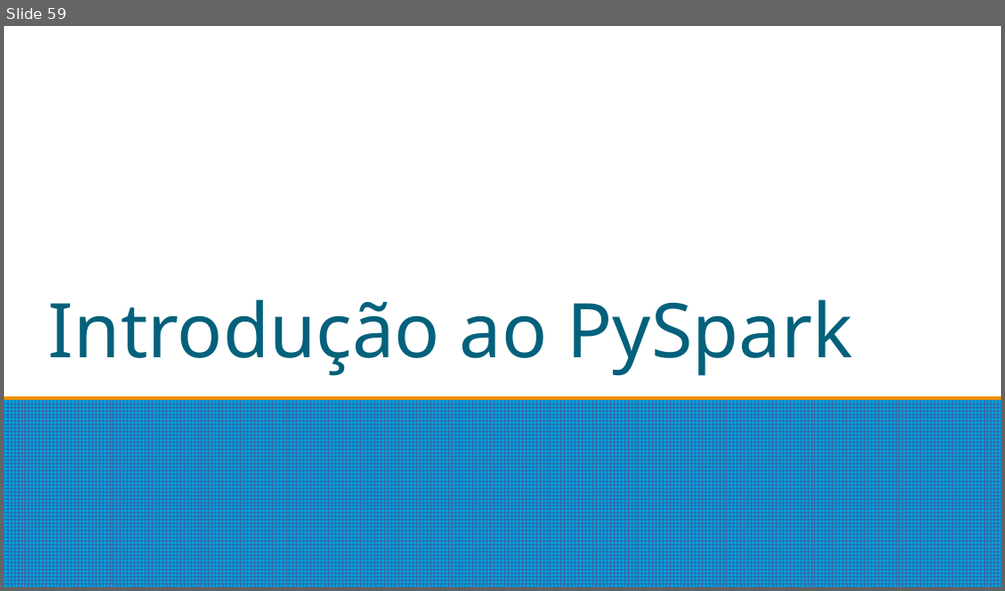
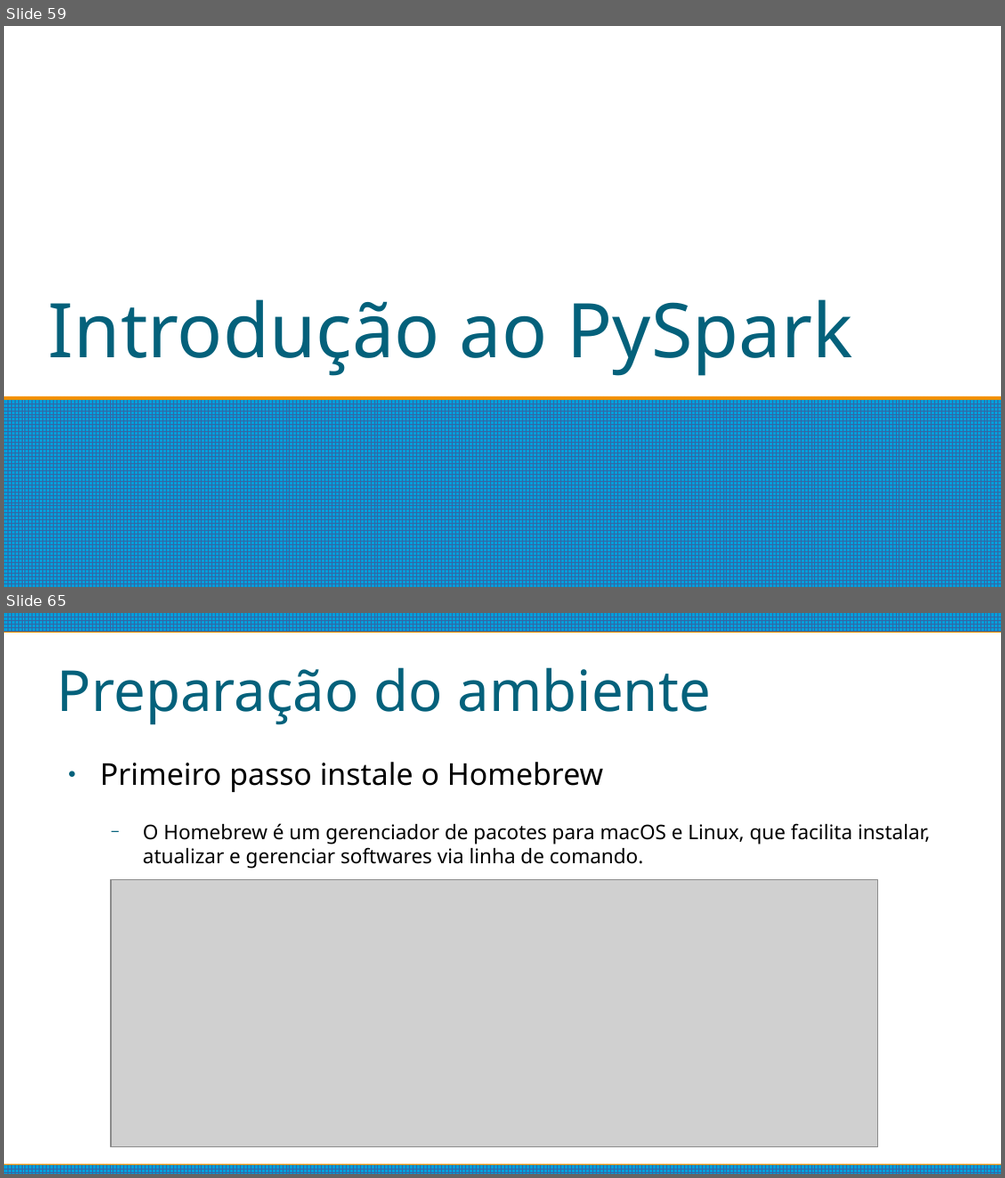
Before and after one commit to matheushpalves/estacioBigData, a slide deck: Introdução.odp. Shown one above the other, each under a label of ours: slide 59 before the commit, slides 59 and 65 after it; the slides between them are not shown. The pictures are 1005x591 and 1005x1178 pixels, drawn with LibreOffice and Linux fonts; fonts in the diff are those of the drawing; grey boxes stand for pictures. Boxes give left, top, right and bottom in pixels: in the first picture for what was removed or moved away, otherwise in the second. Text is boxed around its words. In the diff, an @@ line names an element or a change of style, - is before the commit and + after.

```diff
--- a/Introdução.odp
+++ b/Introdução.odp
@@ slide 65 added at (4,613,1001,1174), background #FFFFFF @@
@@ rectangle added at (4,613,1001,631), fill pattern #3465A4 on #009EDA @@
@@ title added at (57,667,711,725), 45 pt, text #04617B @@
+Preparação do ambiente
@@ text added at (100,762,930,868), 16 pt, text #000000 @@
+● Primeiro passo instale o Homebrew
+  − O Homebrew é um gerenciador de pacotes para macOS e Linux, que facilita instalar, atualizar e gerenciar softwares via linha de comando.
@@ picture added at (111,880,878,1147) @@
@@ rectangle added at (4,1165,1001,1174), fill pattern #3465A4 on #009EDA @@
```
Also in this commit, not shown: 1 slide changed, 13 other slides added.
